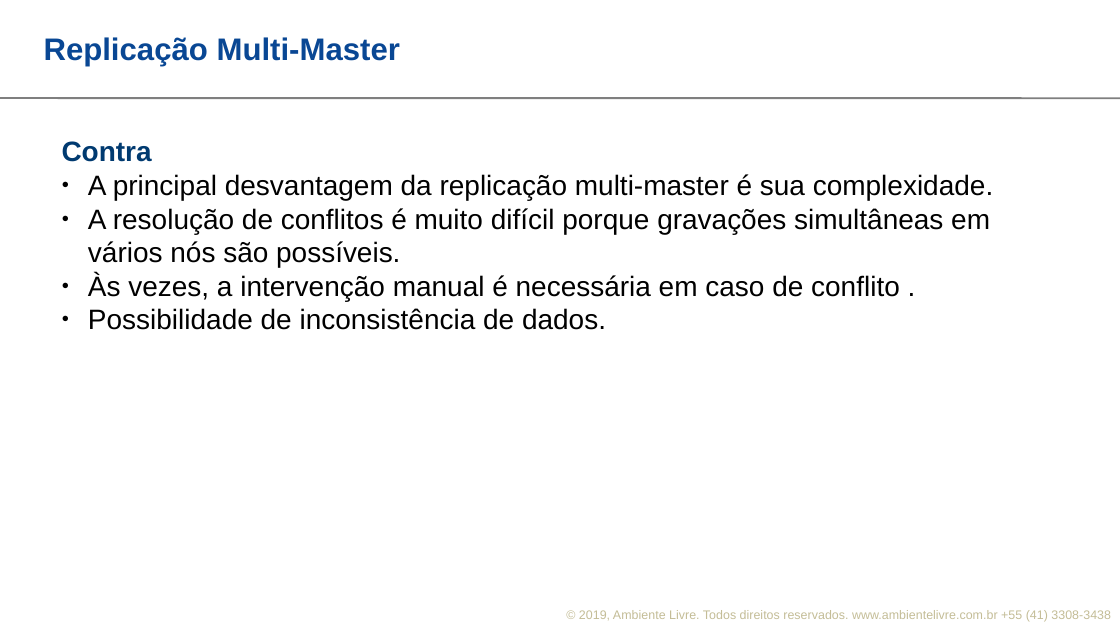
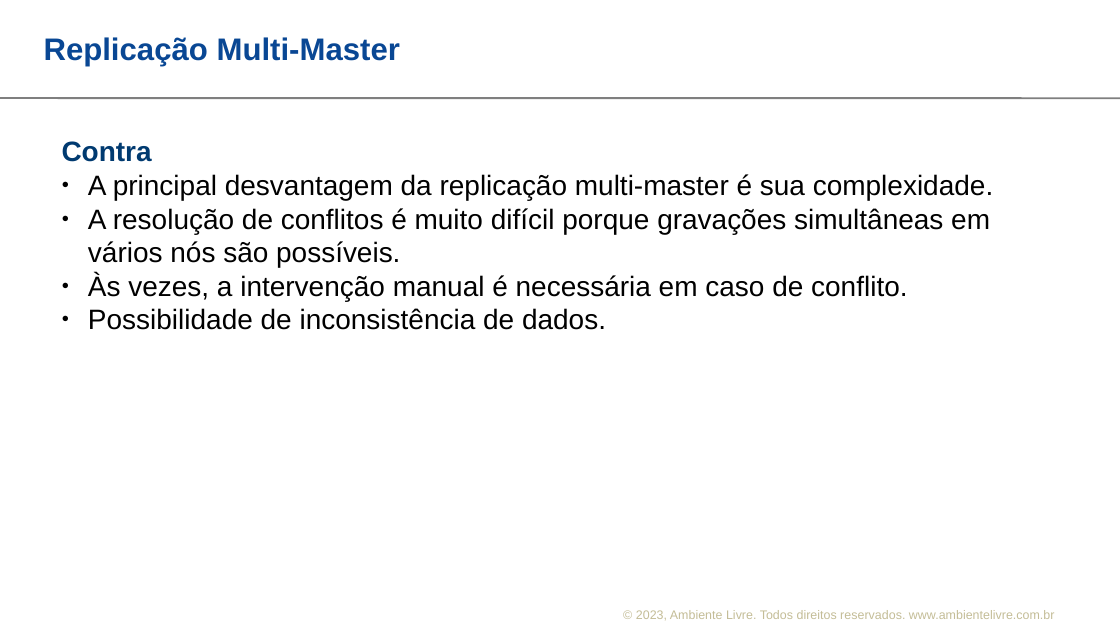
Before and after one commit to ambientelivre/labs, a slide deck: slide 4 of talks/confloss/confloss_2023/Implementando_Cluster_Master-Master_no_PostgreSQL_com_Bucardo.odp. Drawn at 1120x630 pixels with LibreOffice and Linux fonts; fonts in the diff are those of the drawing; background and template pictures are left out. Boxes give left, top, right and bottom in pixels: in the first picture for what was removed or moved away, otherwise in the second. Text is boxed around its words. In the diff, an @@ line names an element or a change of style, - is before the commit and + after.

```diff
--- a/talks/confloss/confloss_2023/Implementando_Cluster_Master-Master_no_PostgreSQL_com_Bucardo.odp
+++ b/talks/confloss/confloss_2023/Implementando_Cluster_Master-Master_no_PostgreSQL_com_Bucardo.odp
@@ text at (x1=88, y1=274, x2=907, y2=301): spaces changed @@
-● Às vezes, a intervenção manual é necessária em caso de conflito .
+● Às vezes, a intervenção manual é necessária em caso de conflito.
@@ text at (x1=636, y1=610, x2=1055, y2=620): text changed @@
-© 2019, Ambiente Livre. Todos direitos reservados. www.ambientelivre.com.br +55 (41) 3308-3438
+© 2023, Ambiente Livre. Todos direitos reservados. www.ambientelivre.com.br
```
Also in this commit, not shown: 13 other slides changed, 1 slide added, 1 other file.
